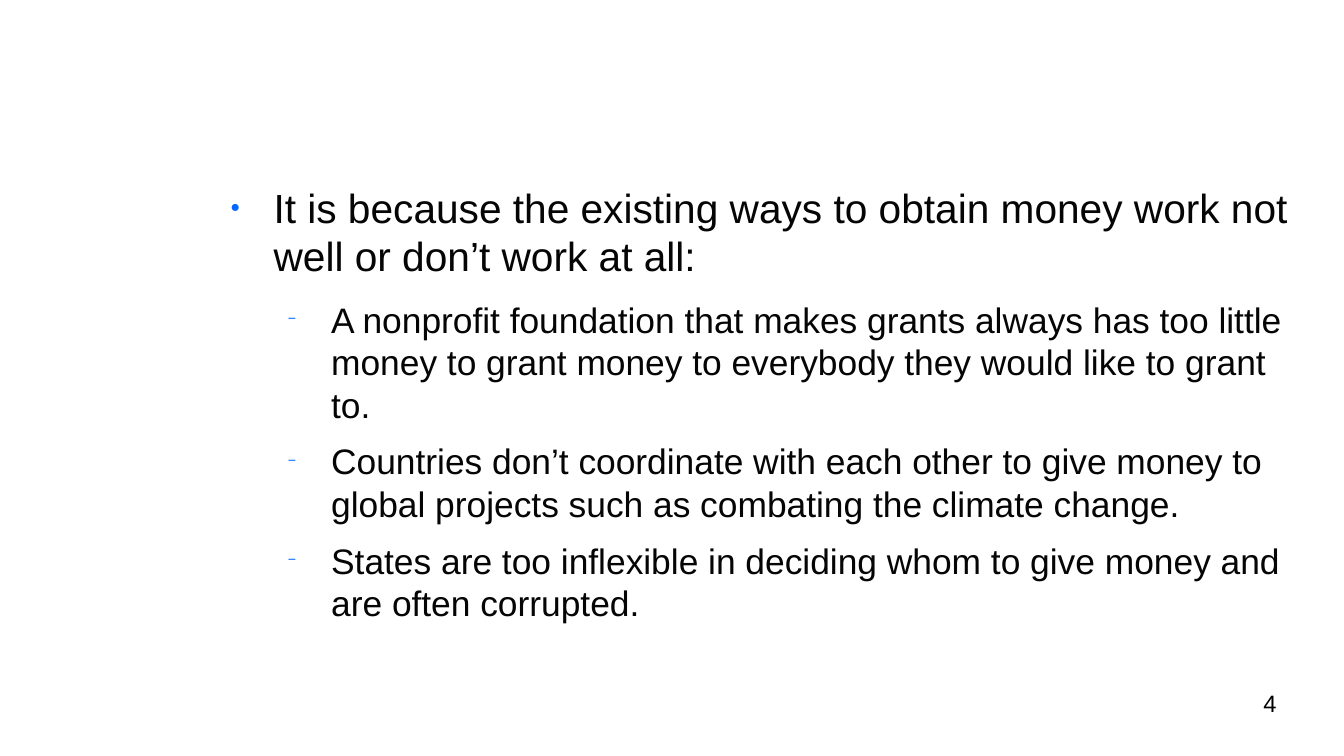
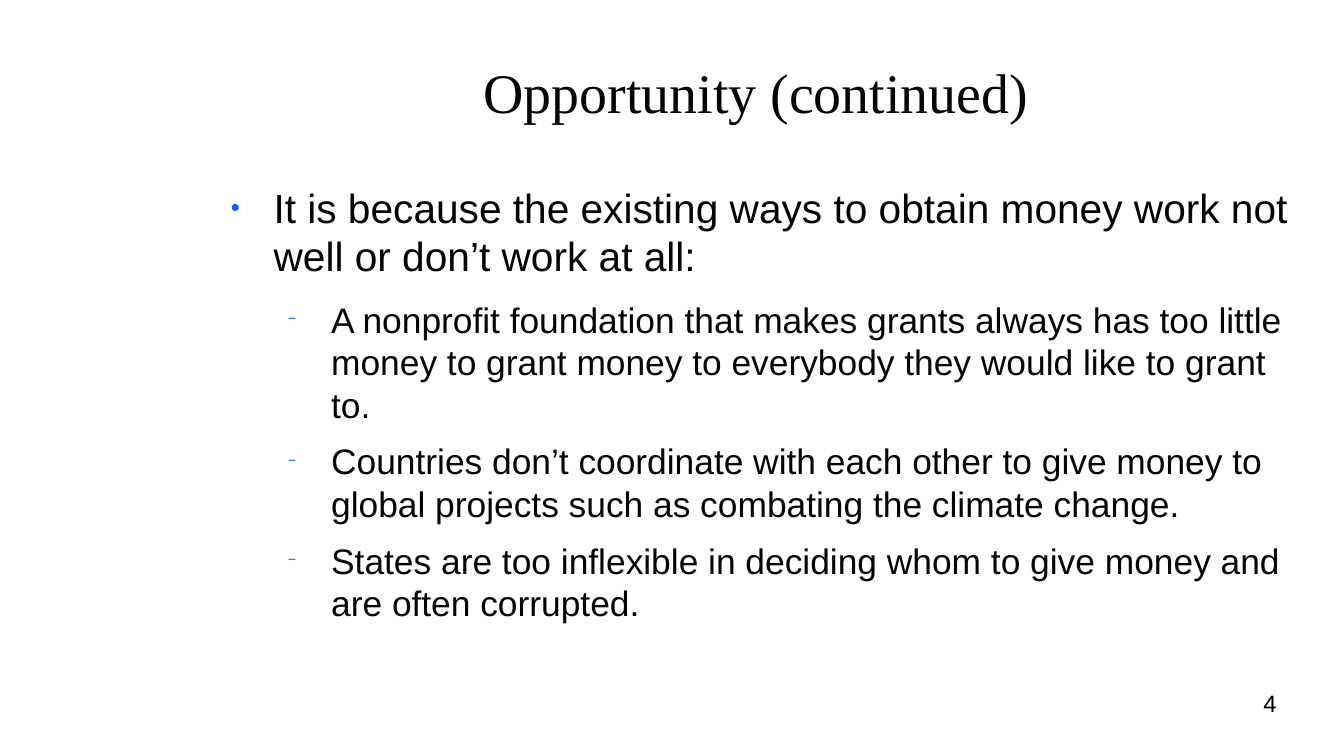
Before and after one commit to vporton/courts, a slide deck: slide 4 of deliverables/pitch-deck.odp. Drawn at 1344x756 pixels with LibreOffice and Linux fonts; fonts in the diff are those of the drawing; background and template pictures are left out. Boxes give left, top, right and bottom in pixels: in the first picture for what was removed or moved away, otherwise in the second. Text is boxed around its words. In the diff, an @@ line names an element or a change of style, - is before the commit and + after.

```diff
--- a/deliverables/pitch-deck.odp
+++ b/deliverables/pitch-deck.odp
@@ title added at (484,74,1028,124), 33 pt, text #050505 @@
+Opportunity (continued)
```
Also in this commit, not shown: 4 other slides changed.
